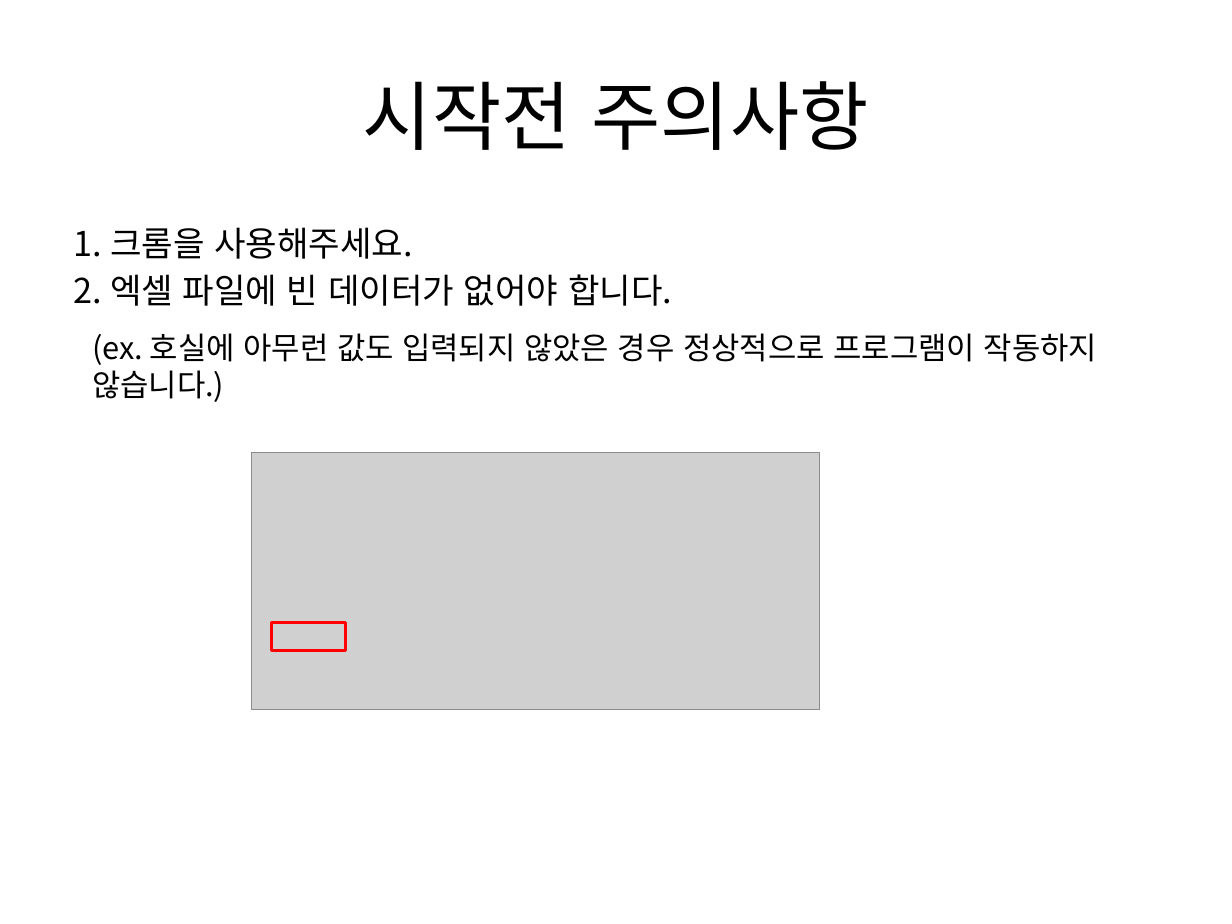
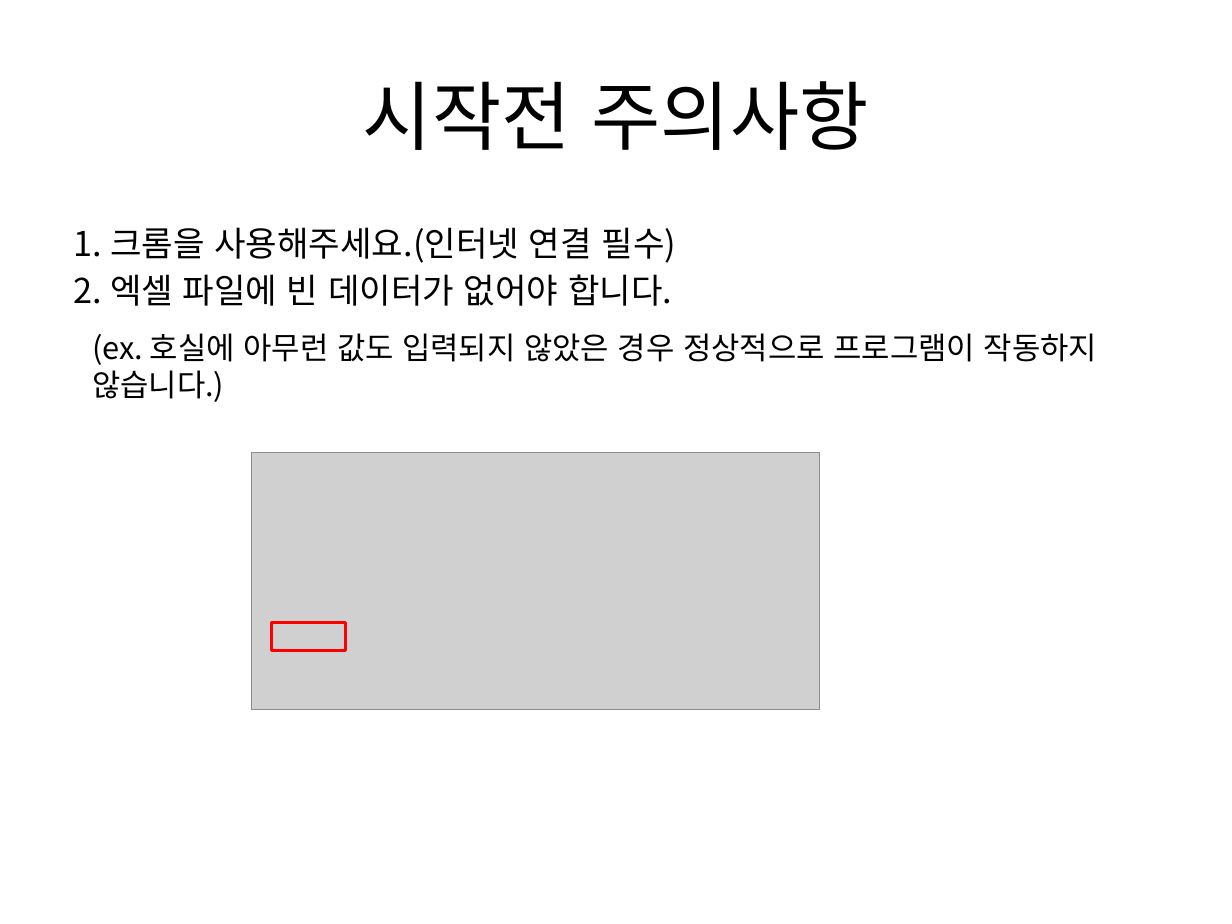
Before and after one commit to HanSangKkyu/excel-to-history, a slide deck: slide 2 of history 입력기 사용법.pptx. Drawn at 1232x924 pixels with LibreOffice and Linux fonts; fonts in the diff are those of the drawing; grey boxes stand for pictures. Boxes give left, top, right and bottom in pixels: in the first picture for what was removed or moved away, otherwise in the second. Text is boxed around its words. In the diff, an @@ line names an element or a change of style, - is before the commit and + after.

```diff
--- a/history 입력기 사용법.pptx
+++ b/history 입력기 사용법.pptx
@@ text at <box>74,227,677,263</box>: text changed @@
-1. 크롬을 사용해주세요.
+1. 크롬을 사용해주세요.(인터넷 연결 필수)
```
